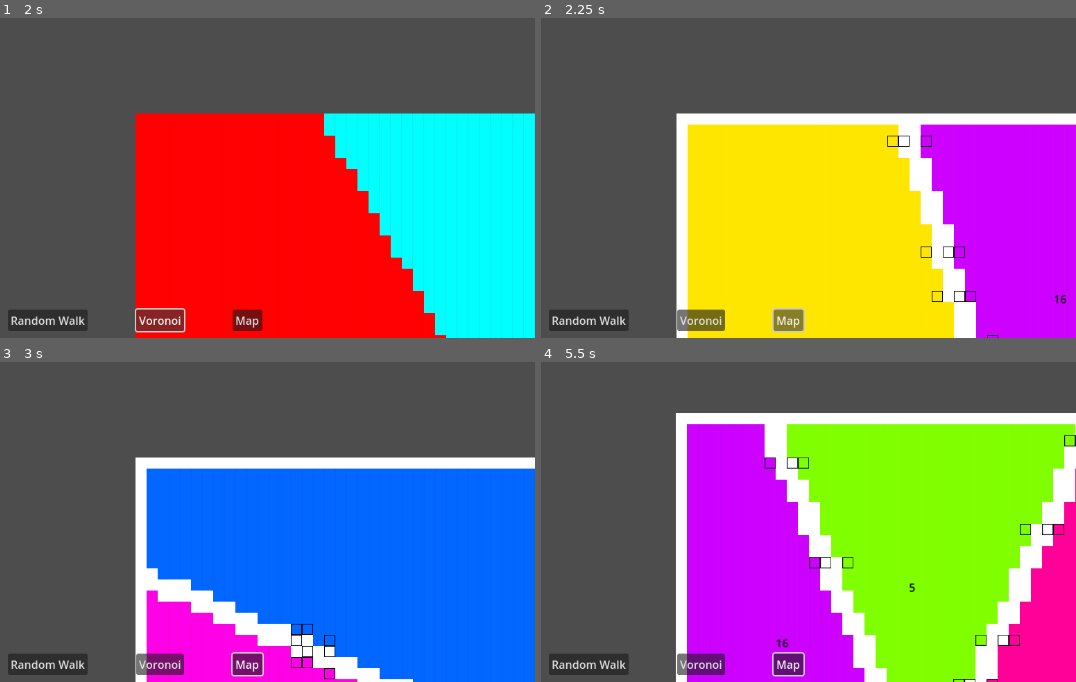
Above: before the commit, frames 1-4 (two rows, left to right).
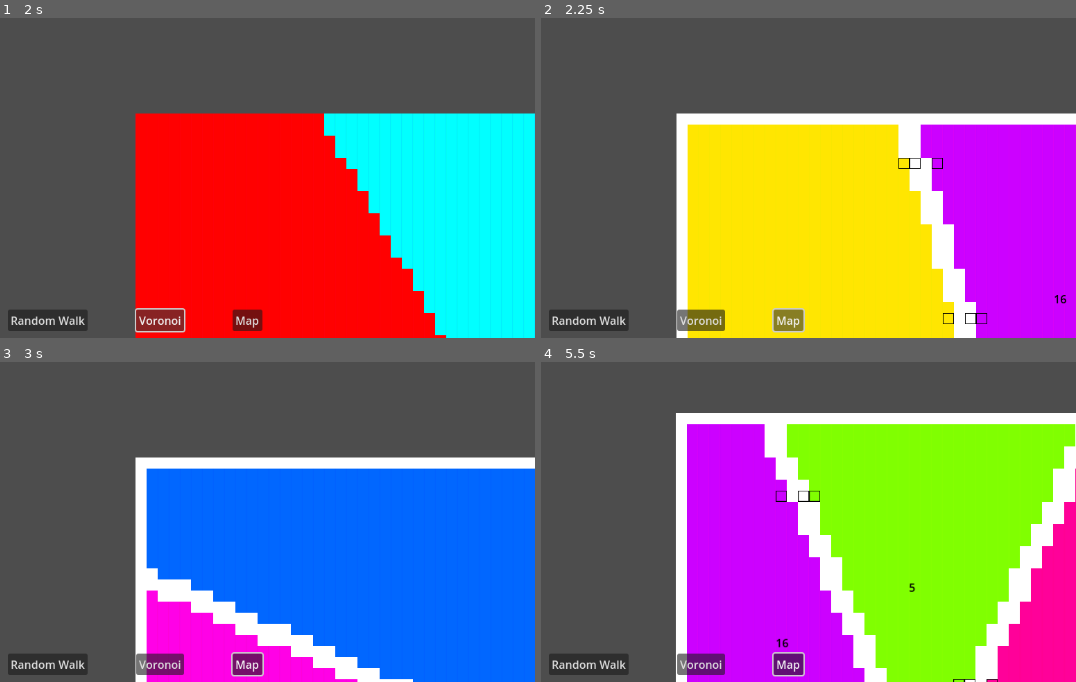
Above: after the commit, the same moments.

Repository: Diegodmbot/TFG-Procedural_Content_Generation_Godot
Game: Godot game, scene res://scenes/main.tscn
Same seed, same stepped clock (60 frames per second), same inputs: the game is played once before the commit and once after it. The engine's default icon, where the game draws it, is replaced by a stand-in: a white triangle on a blue panel in a dark square.
Inputs (mouse positions are in pixels of both pictures, inside the frame that each line leads up to):
- Up to frame 1 (2 s): click "Random Walk" at 0.5 s; click "Voronoi" at 1.25 s
- Up to frame 2 (2.25 s): click "Map" at 2 s
- Up to frame 3 (3 s): tap Enter at 2.75 s; move the mouse to (310, 435) at 2.77 s; hold Right (move_right) from 2.78 s (still down); tap O at 2.85 s; click (310, 435) at 2.92 s
- Up to frame 4 (5.5 s): release Right (move_right) at 3.5 s; tap Space at 3.5, 5 s; drag from (outside the picture) to (637, 547) at 3.52 s; tap Enter at 4.25 s; move the mouse to (outside the picture) at 4.27 s; hold Right (move_right) 4.28-5 s; tap O at 4.35 s; drag from (637, 547) to (outside the picture) at 5.02 s

Frame 1 is identical in both runs. In frame 2, 0.4% of the frame differs, in the area x 64-86%, y 36-100%; in frame 3, 0.2%; in frame 4, 0.5%, in the area x 41-100%, y 22-89%.

Commit message:
Las puertas se crean en sitios correctos

Diff:
--- a/scenes/map.gd
+++ b/scenes/map.gd
@@ -29,12 +29,12 @@
 		room.set_area_borders()
 
 
-# Para reducir la complejidad del algoritmo se puede quitar la linea "for other_room in rooms.get_children():"
-# del segundo para que no se compruebe la vecindad de las habitaciones dos veces. Con un solo bucle se comprobaría
-# que habitaciones siguientes son vecinas de la actual
 func find_adjacent_rooms():
-	for room in rooms.get_children():
-		for other_room in rooms.get_children():
+	var instanced_rooms = rooms.get_children()
+	for i in instanced_rooms.size():
+		var room = instanced_rooms[i]
+		for j in range(i + 1, instanced_rooms.size()):
+			var other_room = instanced_rooms[j]
 			if room != other_room:
 				for wall in room.area_borders:
 					if is_adjacent_point(wall, other_room):
@@ -50,14 +50,10 @@
 	return false
 
 
-func create_path():
-	# eliminar algunos de los vecino de cada habitación
-	pass
-
-
 func set_doors():
 	for room in rooms.get_children() as Array[Room]:
 		while room.doors.size() < room.neighbors.size():
+		#for k in 3:
 			var new_door = room.area_borders.pick_random()
 			if map_borders.grow(-1).has_point(new_door):
 				for i in 4:
@@ -65,8 +61,8 @@
 					var door_entry = new_door + Vector2(1,0).rotated(direction).round()
 					var door_exit = new_door + Vector2(2,0).rotated(direction + PI).round()
 					if is_ground(door_entry) and is_ground(door_exit) and not room.doors.has({"room_id": room.id, "coords": new_door}):
-						#room.add_avaible_door_position(room.id, new_door)
 						room.doors.append({"room_id": room.id, "coords": new_door, "entry": door_entry, "exit": door_exit})
+						#room.add_door(room.id, new_door)
 
 
 func is_ground(point: Vector2):
@@ -79,15 +75,6 @@
 					return true
 
 
-func is_next_to_ground(room: Room, wall: Vector2):
-	for i in 4:
-		var direction = (i+1)*PI/2
-		var neighbor = wall + Vector2.RIGHT.rotated(direction).round()
-		if room.citizens.has(neighbor) and not room.area_borders.has(neighbor):
-			return true
-	return false
-
-
 func draw_map():
 	for room in rooms.get_children():
 		var tile_coords = Vector2(room.id,3)
@@ -95,12 +82,7 @@
 			tile_map.set_cell(0, citizen, 1, tile_coords)
 		for wall in room.area_borders:
 			tile_map.set_cell(1, wall, 6, Vector2(0,0))
-		#for wall in room.get_posible_doors_position():
-			#for door in wall["walls"]:
-				#tile_map.set_cell(2, door, 2, Vector2(0,0))
 		for wall in room.doors:
 			tile_map.set_cell(2, wall["coords"], 2, Vector2(0,0))
 			tile_map.set_cell(2, wall["entry"], 2, Vector2(0,0))
 			tile_map.set_cell(2, wall["exit"], 2, Vector2(0,0))
-		#for wall in room.area_borders:
-			#tile_map.set_cell(2, wall, 2, Vector2(0,0))
--- a/scenes/room.gd
+++ b/scenes/room.gd
@@ -33,10 +33,13 @@
 				area_borders.append(point)
 
 
-#func get_posible_doors_position():
-	#return avaible_door_positions
-#
-#
+func add_door(room_id: int, coords: Vector2):
+	for door in doors:
+		if door["room_id"] == room_id:
+			return
+	var new_entry = {"room_id": room_id, "coords": coords}
+	doors.append(new_entry)
+
 #func add_avaible_door_position(room_id: int, wall: Vector2):
 	#var room_found = false
 	#for room in avaible_door_positions:
--- a/scenes/test.gd
+++ b/scenes/test.gd
@@ -2,8 +2,6 @@
 
 
 func _ready():
-	var a = Vector2(0,0)
-	var b = Vector2(1,0)
-	var c = Vector2(1,1)
-	print(a.distance_to(b))
-	print(a.distance_to(c))
+	var a: Dictionary
+	a["a"] = 1
+	print(a["a"])
